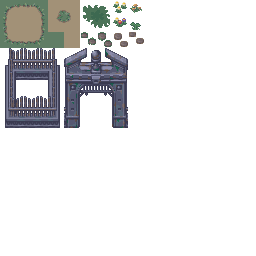
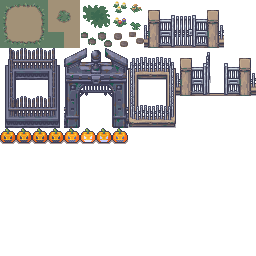
Revision of a layered 256x256 image; what changed, layer by layer:
painted on "Background" over [0, 10, 256, 144]
